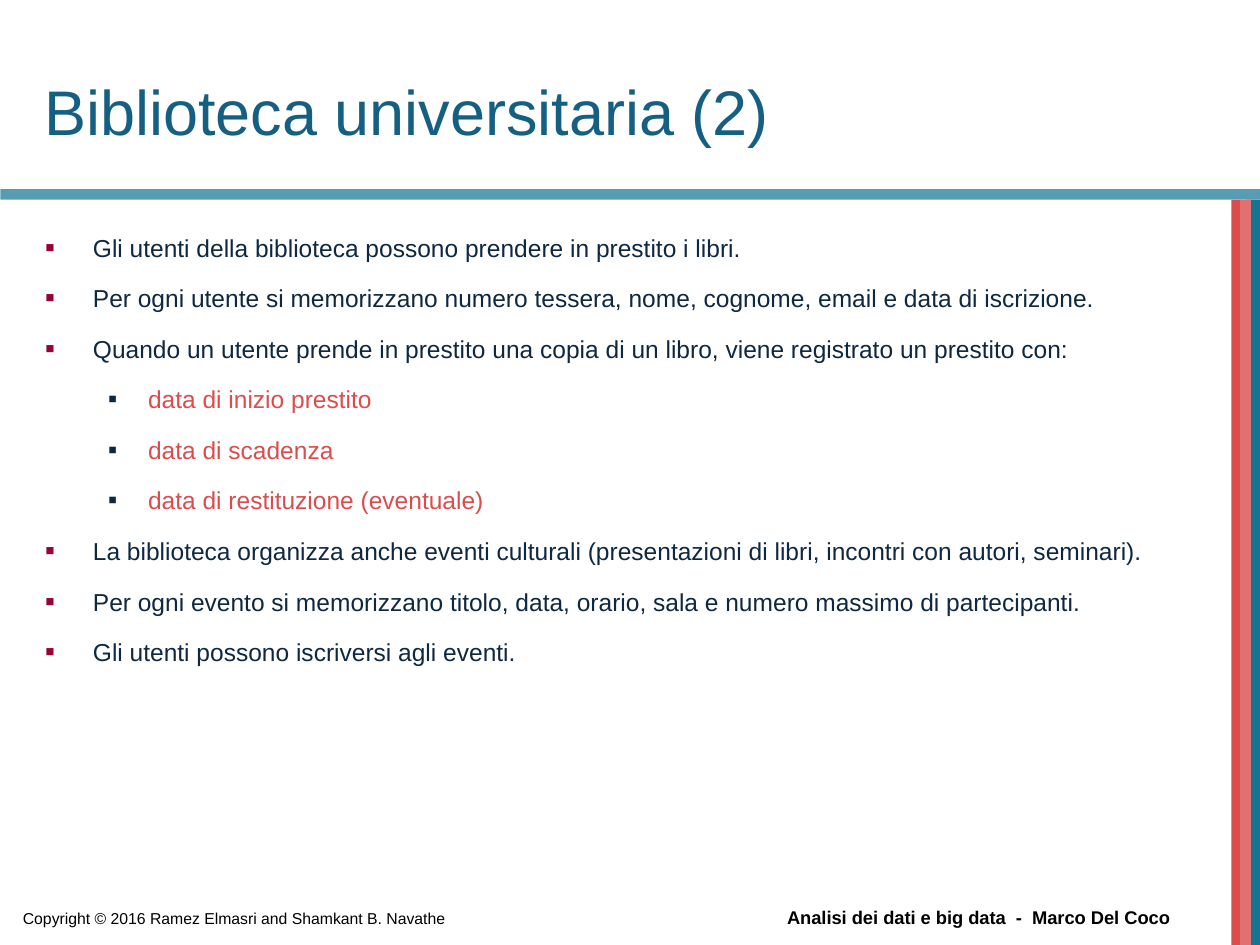
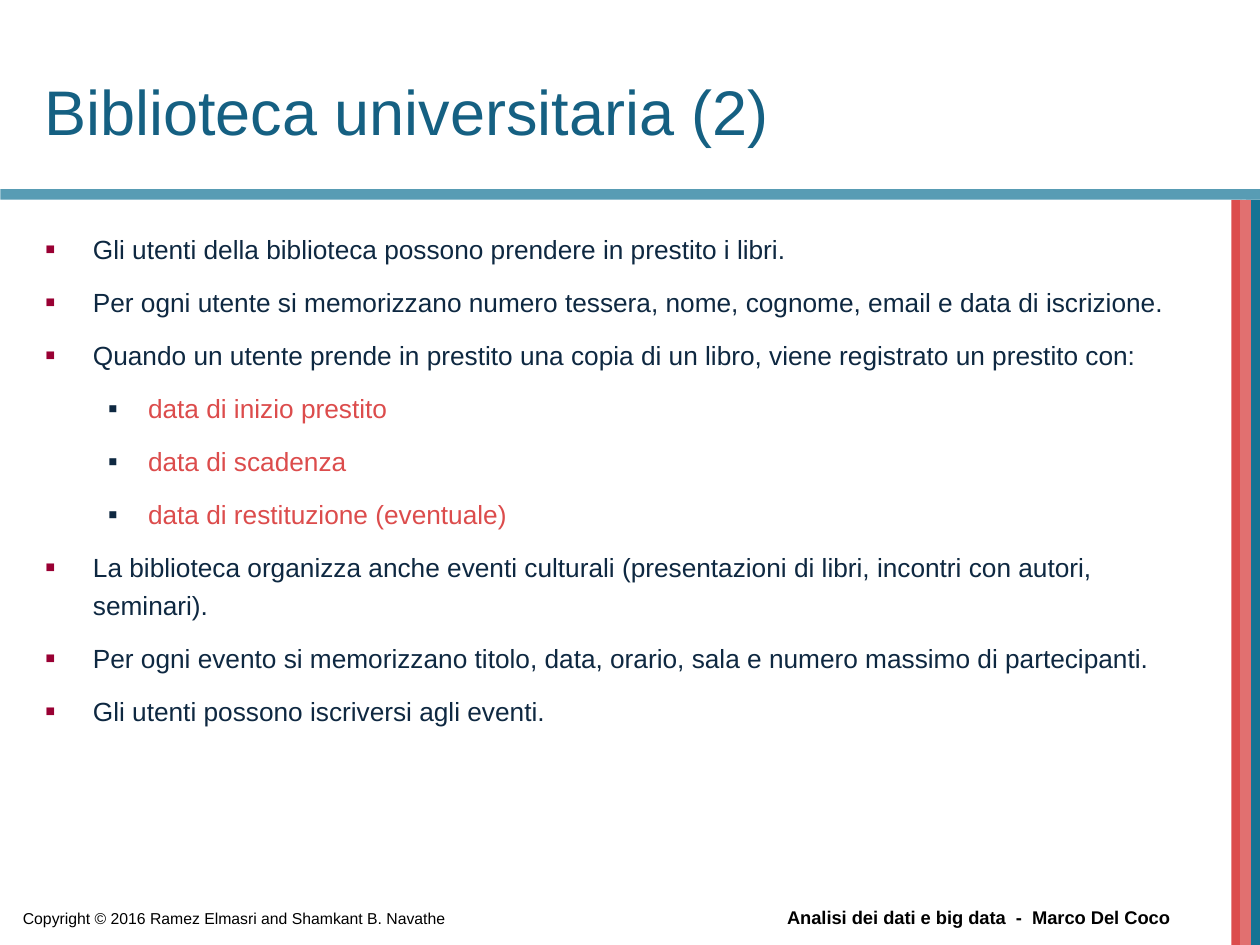
Before and after one commit to beppe2hd/AnalisiDati_BigData, a slide deck: slide 23 of materials/Chapter03.pptx. Drawn at 1260x945 pixels with LibreOffice and Linux fonts; fonts in the diff are those of the drawing; background and template pictures are left out. Boxes give left, top, right and bottom in pixels: in the first picture for what was removed or moved away, otherwise in the second. Text is boxed around its words. In the diff, an @@ line names an element or a change of style, - is before the commit and + after.

Commit message:
slide update

```diff
--- a/materials/Chapter03.pptx
+++ b/materials/Chapter03.pptx
@@ text "Gli utenti della biblioteca possono ..." at [93,240,1163,727]: size 14 to 15 pt @@
```
Also in this commit, not shown: 3 other slides changed, 1 slide added, 1 other file.
